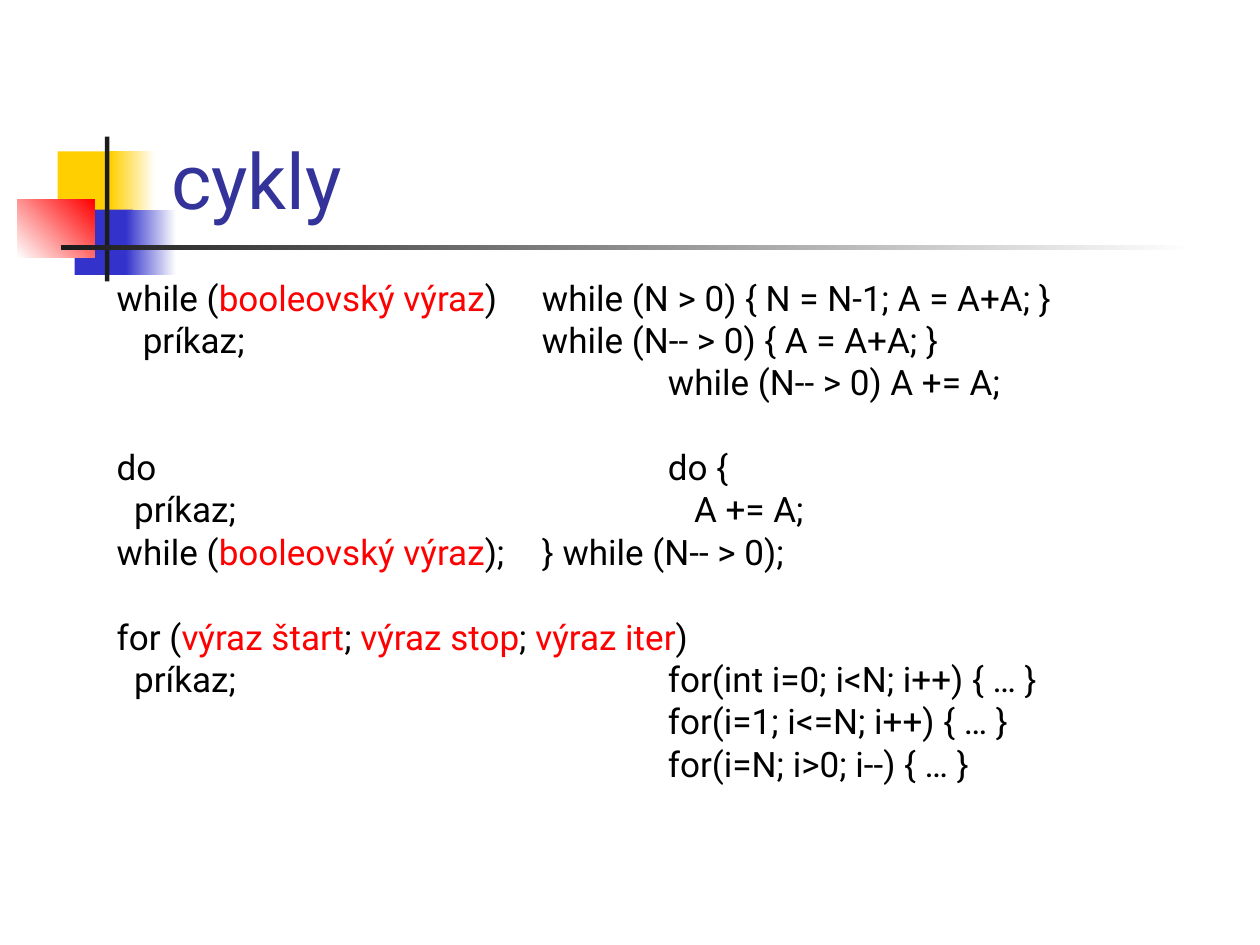
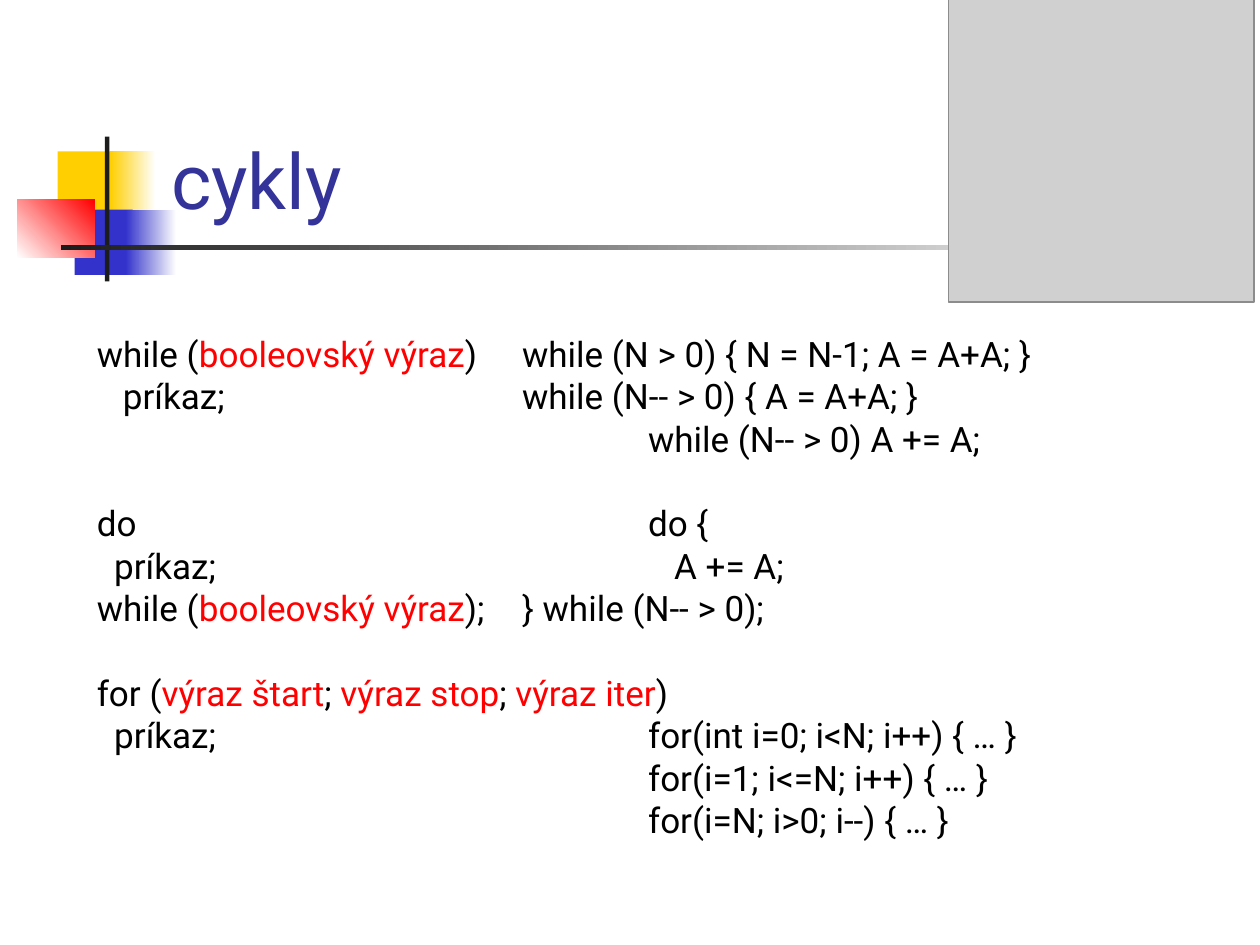
Before and after one commit to Programovanie4/Prednasky, a slide deck: slide 26 of 01/01_java.ppt (slide 25 before the commit). Drawn at 1260x945 pixels with LibreOffice and Linux fonts; fonts in the diff are those of the drawing; grey boxes stand for pictures. Boxes give left, top, right and bottom in pixels: in the first picture for what was removed or moved away, otherwise in the second. Text is boxed around its words. In the diff, an @@ line names an element or a change of style, - is before the commit and + after.

```diff
--- a/01/01_java.ppt
+++ b/01/01_java.ppt
@@ picture added at [949,0,1254,302] @@
@@ text "while (booleovský výraz) while (N ...": place and size @@
-text "while (booleovský výraz) while (N ..." at [117,283,1030,785]
+text "while (booleovský výraz) while (N ..." at [97,339,1010,841]
```
Also in this commit, not shown: 3 other slides changed, 1 slide added, 2 other files.
